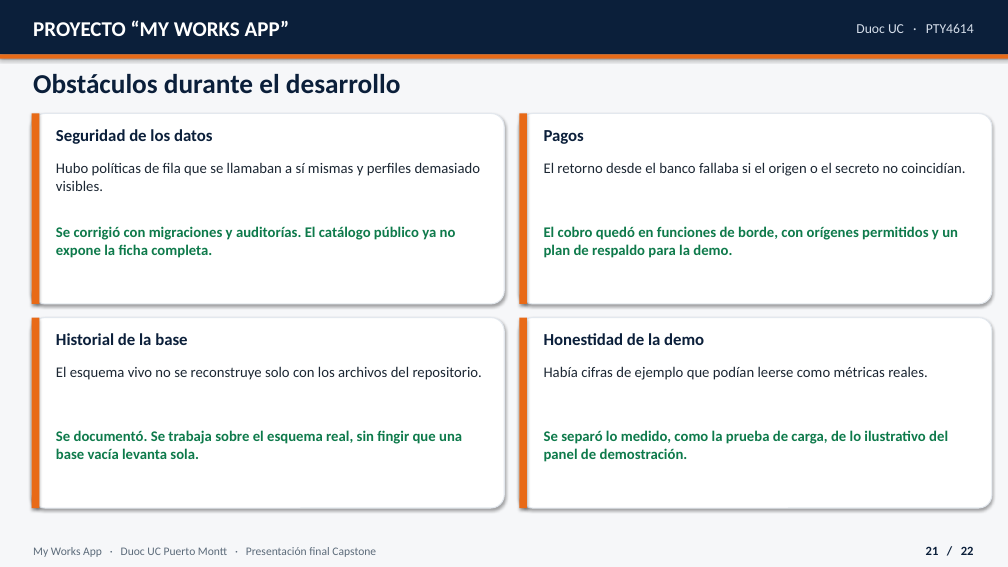
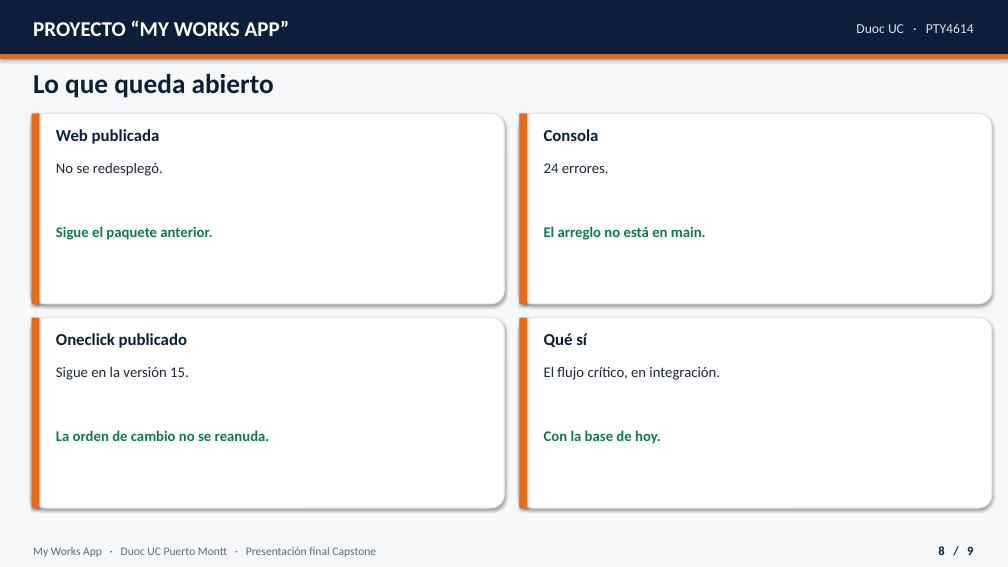
Before and after one commit to MathiasAlejandr0/MyWorksAppProyect, a slide deck: slide 8 of Fase 2/Presentacion_final_MyWorksApp.pptx (slide 21 before the commit). Drawn at 1008x567 pixels with LibreOffice and Linux fonts; fonts in the diff are those of the drawing. Boxes give left, top, right and bottom in pixels: in the first picture for what was removed or moved away, otherwise in the second. Text is boxed around its words. In the diff, an @@ line names an element or a change of style, - is before the commit and + after.

```diff
--- a/Fase 2/Presentacion_final_MyWorksApp.pptx
+++ b/Fase 2/Presentacion_final_MyWorksApp.pptx
@@ text at [33, 74, 274, 98]: text changed @@
-Obstáculos durante el desarrollo
+Lo que queda abierto
@@ text at [56, 129, 160, 144]: text changed @@
-Seguridad de los datos
+Web publicada
@@ text at [544, 129, 599, 141]: text changed @@
-Pagos
+Consola
@@ text at [56, 162, 163, 176]: text changed @@
-Hubo políticas de fila que se llamaban a sí mismas y perfiles demasiado visibles.
+No se redesplegó.
@@ text at [544, 163, 609, 173]: text changed @@
-El retorno desde el banco fallaba si el origen o el secreto no coincidían.
+24 errores.
@@ text at [56, 226, 212, 240]: text changed @@
-Se corrigió con migraciones y auditorías. El catálogo público ya no expone la ficha completa.
+Sigue el paquete anterior.
@@ text at [544, 226, 706, 240]: text changed @@
-El cobro quedó en funciones de borde, con orígenes permitidos y un plan de respaldo para la demo.
+El arreglo no está en main.
@@ text at [56, 333, 187, 348]: text changed @@
-Historial de la base
+Oneclick publicado
@@ text at [544, 333, 587, 347]: text changed @@
-Honestidad de la demo
+Qué sí
@@ text at [56, 366, 189, 380]: text changed @@
-El esquema vivo no se reconstruye solo con los archivos del repositorio.
+Sigue en la versión 15.
@@ text at [544, 366, 720, 380]: text changed @@
-Había cifras de ejemplo que podían leerse como métricas reales.
+El flujo crítico, en integración.
@@ text at [56, 430, 270, 441]: text changed @@
-Se documentó. Se trabaja sobre el esquema real, sin fingir que una base vacía levanta sola.
+La orden de cambio no se reanuda.
@@ text at [544, 430, 661, 444]: text changed @@
-Se separó lo medido, como la prueba de carga, de lo ilustrativo del panel de demostración.
+Con la base de hoy.
@@ text at [938, 546, 973, 555]: text changed @@
-21 / 22
+8 / 9
```
Also in this commit, not shown: 20 other slides changed, 5 other files.
